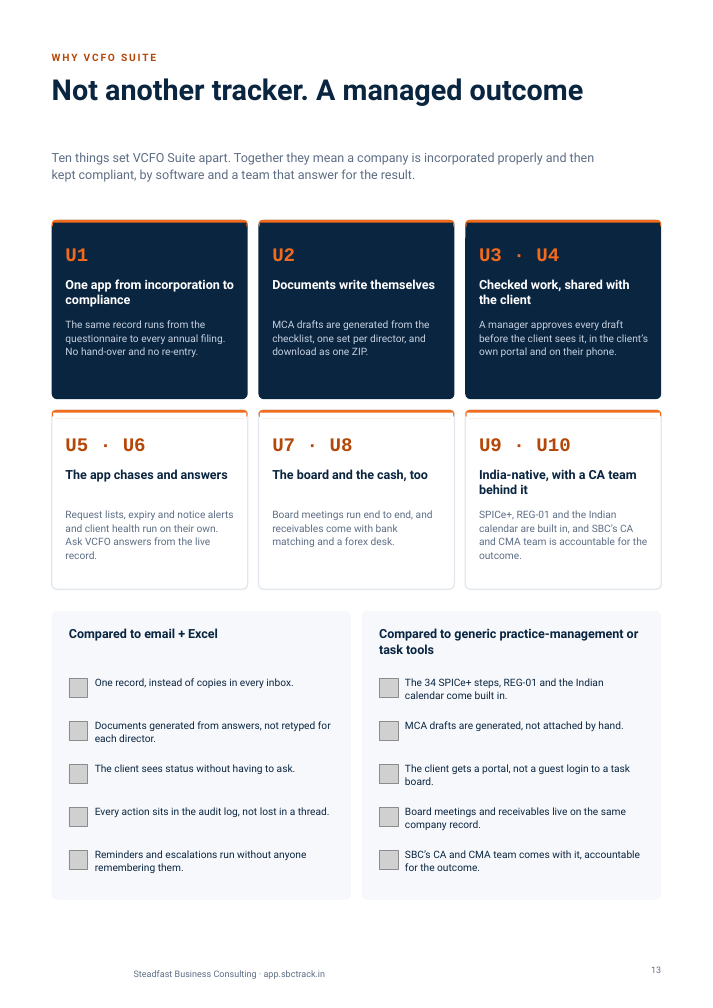
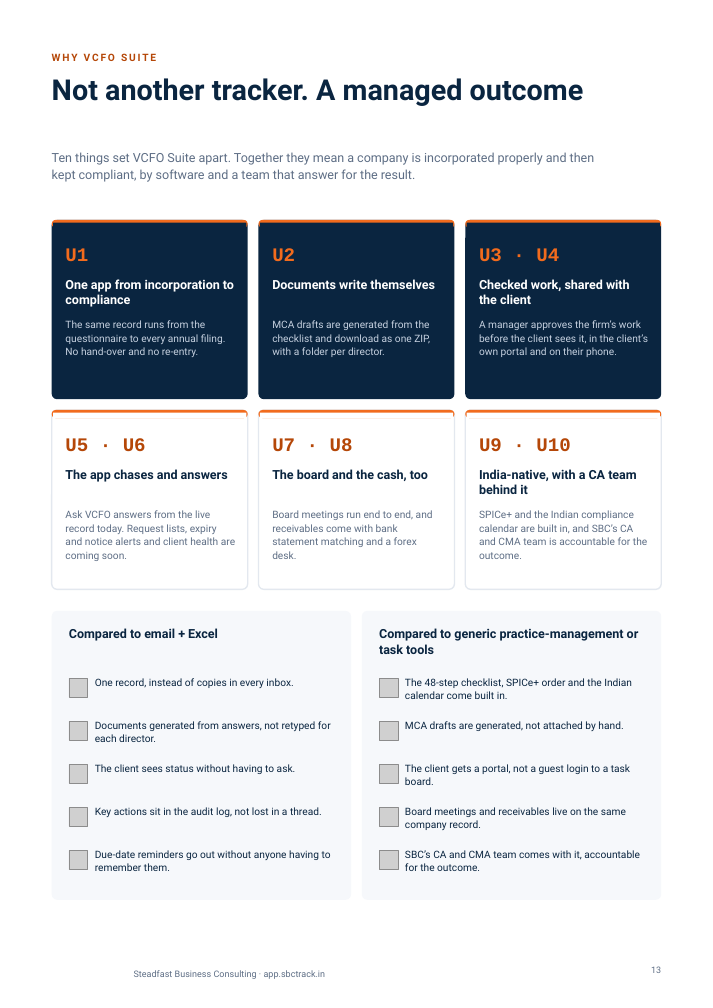
Before and after one commit to abdulfarhath7/vcfo_suite, a slide deck: slide 13 of docs/collateral/vcfo-suite/VCFO_Suite_Brochure.pptx. Drawn at 713x1008 pixels with LibreOffice and Linux fonts; fonts in the diff are those of the drawing; grey boxes stand for pictures; background and template pictures are left out. Boxes give left, top, right and bottom in pixels: in the first picture for what was removed or moved away, otherwise in the second. Text is boxed around its words. In the diff, an @@ line names an element or a change of style, - is before the commit and + after.

```diff
--- a/docs/collateral/vcfo-suite/VCFO_Suite_Brochure.pptx
+++ b/docs/collateral/vcfo-suite/VCFO_Suite_Brochure.pptx
@@ text at [272,320,430,357]: text changed @@
-MCA drafts are generated from the checklist, one set per director, and download as one ZIP.
+MCA drafts are generated from the checklist and download as one ZIP, with a folder per director.
@@ text at [479,320,648,357]: text changed @@
-A manager approves every draft before the client sees it, in the client’s own portal and on their phone.
+A manager approves the firm’s work before the client sees it, in the client’s own portal and on their phone.
@@ text at [65,510,235,561]: text changed @@
-Request lists, expiry and notice alerts and client health run on their own. Ask VCFO answers from the live record.
+Ask VCFO answers from the live record today. Request lists, expiry and notice alerts and client health are coming soon.
@@ text at [272,510,433,559]: text changed @@
-Board meetings run end to end, and receivables come with bank matching and a forex desk.
+Board meetings run end to end, and receivables come with bank statement matching and a forex desk.
@@ text at [479,510,647,559]: text changed @@
-SPICe+, REG-01 and the Indian calendar are built in, and SBC’s CA and CMA team is accountable for the outcome.
+SPICe+ and the Indian compliance calendar are built in, and SBC’s CA and CMA team is accountable for the outcome.
@@ text at [405,678,632,699]: text changed @@
-The 34 SPICe+ steps, REG-01 and the Indian calendar come built in.
+The 48-step checklist, SPICe+ order and the Indian calendar come built in.
@@ text at [95,807,322,817]: text changed @@
-Every action sits in the audit log, not lost in a thread.
+Key actions sit in the audit log, not lost in a thread.
@@ text at [95,850,331,871]: text changed @@
-Reminders and escalations run without anyone remembering them.
+Due-date reminders go out without anyone having to remember them.
```
Also in this commit, not shown: 11 other slides changed, 10 other files.
